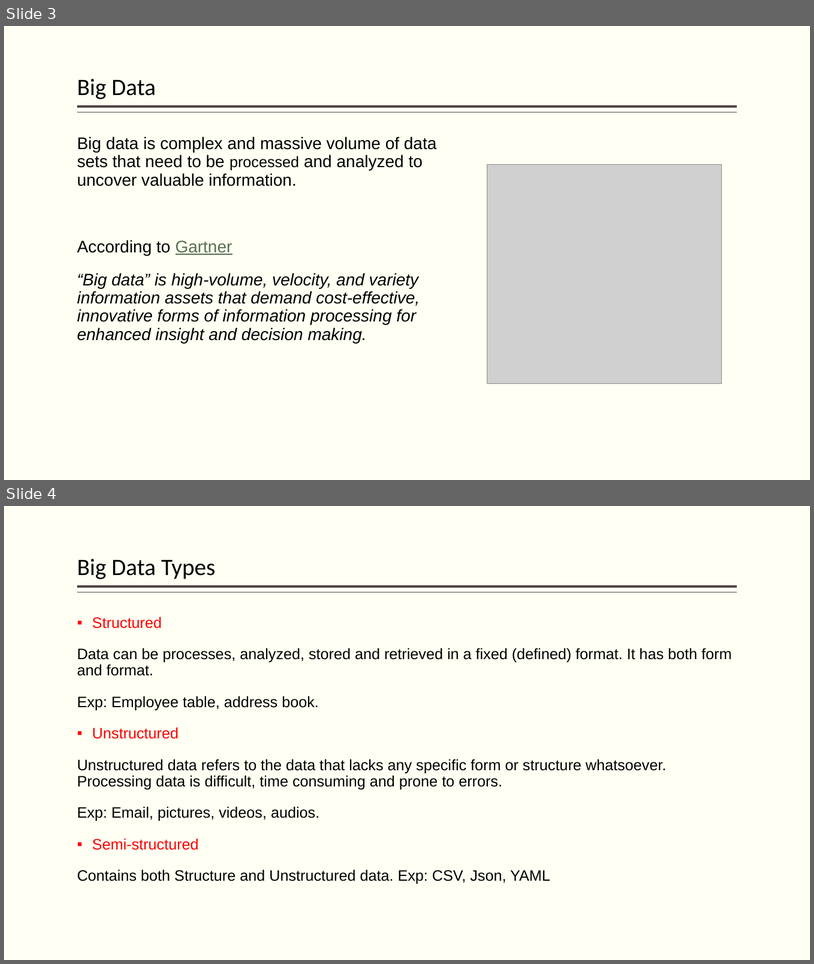
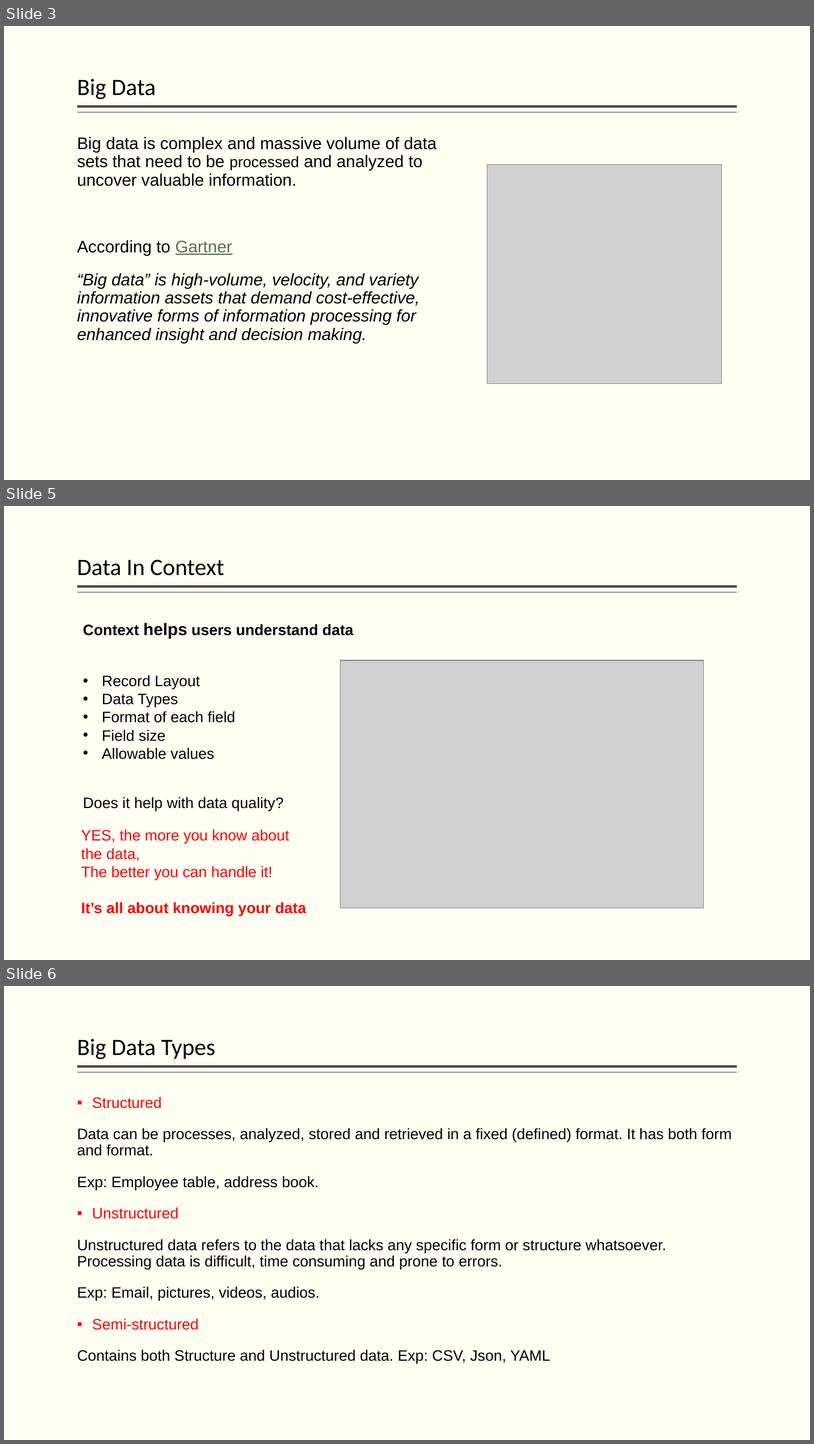
Before and after one commit to hpccsystems-solutions-lab/NCF-2021, a slide deck: BigData-ECL-NCF-2021.pptx. Shown one above the other, each under a label of ours: slides 3 and 4 before the commit, slides 3, 5 and 6 after it; the slides between them are not shown. The pictures are 814x964 and 814x1444 pixels, drawn with LibreOffice and Linux fonts; fonts in the diff are those of the drawing; grey boxes stand for pictures. Boxes give left, top, right and bottom in pixels: in the first picture for what was removed or moved away, otherwise in the second. Text is boxed around its words. In the diff, an @@ line names an element or a change of style, - is before the commit and + after.

Commit message:
update

```diff
--- a/BigData-ECL-NCF-2021.pptx
+++ b/BigData-ECL-NCF-2021.pptx
@@ slide 5 added at bbox=[4, 506, 810, 960], background #FFFFF3; not listed: 2 template elements that a slide beside it also shows @@
@@ title added at bbox=[77, 559, 224, 576], 28 pt, text #000000 @@
+Data In Context
@@ text added at bbox=[83, 622, 354, 638], 18 pt, text #000000, bold @@
+Context helps users understand data
@@ picture added at bbox=[341, 660, 704, 907] @@
@@ text added at bbox=[102, 675, 236, 759], 18 pt, text #000000 @@
+• Record Layout
+• Data Types
+• Format of each field
+• Field size
+• Allowable values
@@ text added at bbox=[83, 796, 284, 811], 18 pt, text #000000 @@
+Does it help with data quality?
@@ text added at bbox=[81, 829, 306, 916], 18 pt, text #FF0000 @@
+YES, the more you know about the data,
+The better you can handle it!
+It’s all about knowing your data
@@ what was slide 4 is now slide 6 @@
```
Also in this commit, not shown: 3 other slides added.
